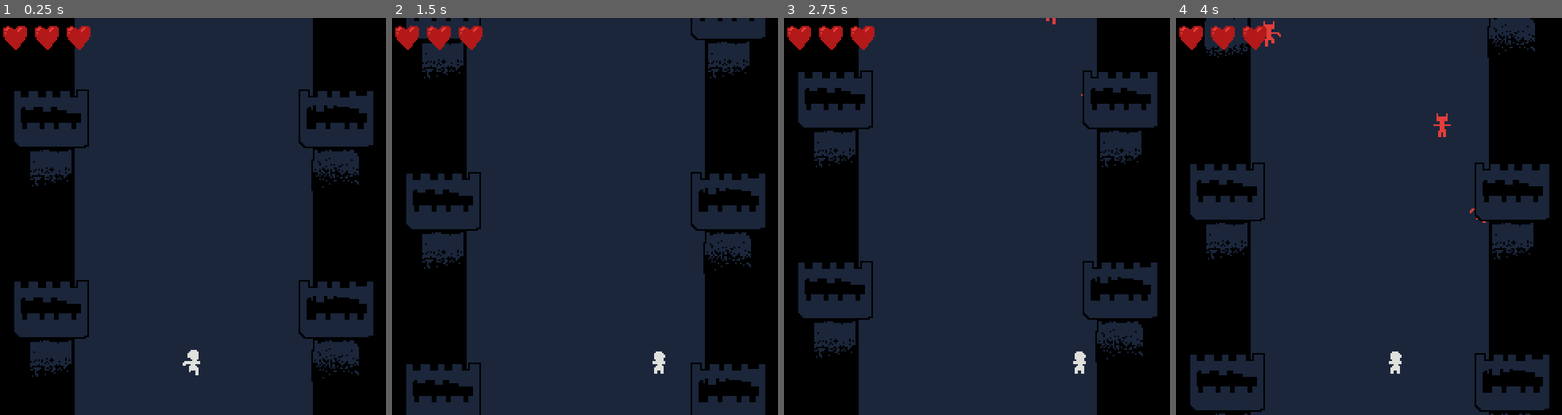
Above: before the commit, frames 1-4 (left to right).
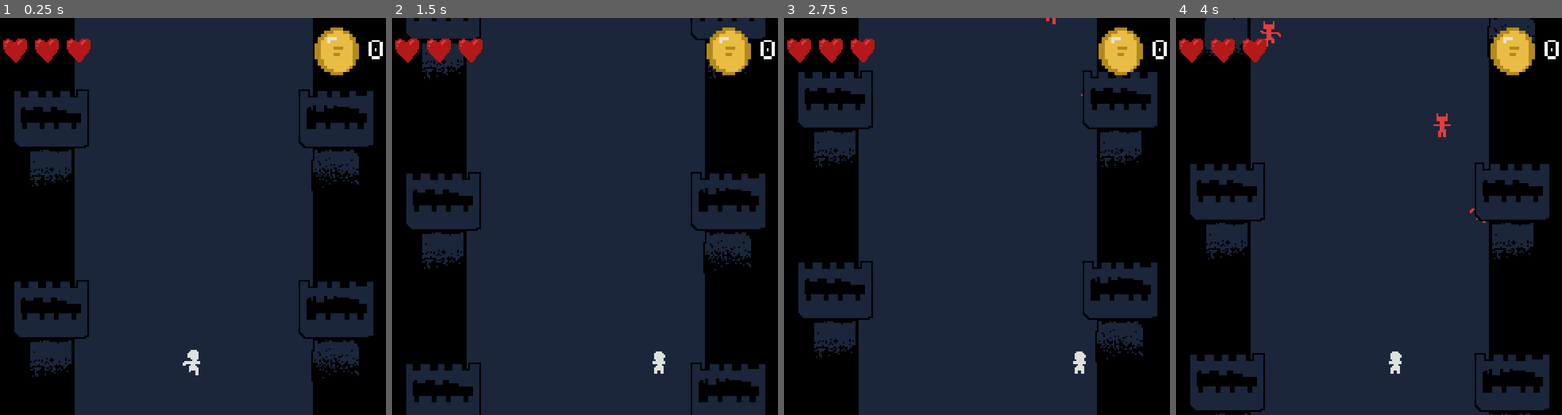
Above: after the commit, the same moments.

Repository: martindzejky/bridge-dungeon
Game: Godot game, scene res://main.tscn
Same seed, same stepped clock (60 frames per second), same inputs: the game is played once before the commit and once after it.
Inputs:
- Up to frame 1 (0.25 s): no input
- Up to frame 2 (1.5 s): hold D (right) 0.53-1.28 s; hold A (left) from 1.28 s (still down)
- Up to frame 3 (2.75 s): release A (left) at 2.03 s; hold D (right) from 2.03 s (still down)
- Up to frame 4 (4 s): release D (right) at 3.53 s; hold A (left) from 3.53 s (still down)

The runs differ from the first frame. In frame 1, 2.3% of the frame differs, in the area x 0-100%, y 2-15%; in frame 2, 2.3%; in frame 3, 2.3%; in frame 4, 2.3%.

Commit message:
coins and end ui

Diff:
--- a/autoload/state.gd
+++ b/autoload/state.gd
@@ -10,6 +10,9 @@
 
 # total distance run
 var distanceRun := 0.0
+
+var playerCoins := 0
+signal onPlayerCoinUpdate
 
 func _process(delta):
     playerSpeed += delta * 2.0
@@ -32,3 +35,7 @@
 
 func takePlayerHealth():
     updatePlayerHealth(playerHealth - 1)
+
+func addCoin():
+    playerCoins += 1
+    onPlayerCoinUpdate.emit()
--- /dev/null
+++ b/ui/coins.gd
@@ -0,0 +1,8 @@
+extends HBoxContainer
+
+func _ready():
+    GlobalState.onPlayerCoinUpdate.connect(updateCoins)
+    updateCoins()
+
+func updateCoins():
+    $text.text = str(GlobalState.playerCoins)
--- /dev/null
+++ b/ui/coins.tscn
@@ -0,0 +1,20 @@
+[gd_scene load_steps=3 format=3 uid="uid://c8ry4fga0b0kl"]
+
+[ext_resource type="Script" path="res://ui/coins.gd" id="1_kpwxj"]
+[ext_resource type="Texture2D" uid="uid://by8kda7wtnn6b" path="res://sprites/coin.png" id="2_wvokg"]
+
+[node name="coins" type="HBoxContainer"]
+theme_override_constants/separation = 4
+script = ExtResource("1_kpwxj")
+
+[node name="icon" type="TextureRect" parent="."]
+custom_minimum_size = Vector2(32, 32)
+layout_mode = 2
+size_flags_horizontal = 4
+size_flags_vertical = 4
+texture = ExtResource("2_wvokg")
+
+[node name="text" type="Label" parent="."]
+layout_mode = 2
+size_flags_horizontal = 4
+text = "0"
--- a/ui/ui.tscn
+++ b/ui/ui.tscn
@@ -1,6 +1,16 @@
-[gd_scene load_steps=2 format=3 uid="uid://cm314qd0ikf8r"]
+[gd_scene load_steps=7 format=3 uid="uid://cm314qd0ikf8r"]
 
 [ext_resource type="PackedScene" uid="uid://dxybh7ybfi4li" path="res://ui/hearts.tscn" id="1_58neh"]
+[ext_resource type="PackedScene" uid="uid://c8ry4fga0b0kl" path="res://ui/coins.tscn" id="2_6talx"]
+[ext_resource type="Texture2D" uid="uid://cns17vwcxmgwe" path="res://sprites/player.png" id="2_wwd8o"]
+[ext_resource type="Texture2D" uid="uid://by8kda7wtnn6b" path="res://sprites/coin.png" id="3_vbwm0"]
+
+[sub_resource type="StyleBoxFlat" id="StyleBoxFlat_v3k35"]
+bg_color = Color(0, 0, 0, 1)
+
+[sub_resource type="AtlasTexture" id="AtlasTexture_ioqgx"]
+atlas = ExtResource("2_wwd8o")
+region = Rect2(32, 0, 16, 16)
 
 [node name="ui" type="CanvasLayer"]
 
@@ -11,33 +21,101 @@
 anchor_bottom = 1.0
 grow_horizontal = 2
 grow_vertical = 2
+
+[node name="bar" type="Control" parent="full"]
+layout_mode = 1
+anchors_preset = 10
+anchor_right = 1.0
+grow_horizontal = 2
+
+[node name="margin" type="MarginContainer" parent="full/bar"]
+layout_mode = 1
+anchors_preset = 10
+anchor_right = 1.0
+offset_bottom = 40.0
+grow_horizontal = 2
+theme_override_constants/margin_left = 4
+theme_override_constants/margin_top = 4
+theme_override_constants/margin_right = 4
+theme_override_constants/margin_bottom = 4
+
+[node name="bar" type="HBoxContainer" parent="full/bar/margin"]
+layout_mode = 2
+size_flags_vertical = 4
+
+[node name="hearts" parent="full/bar/margin/bar" instance=ExtResource("1_58neh")]
+layout_mode = 2
 size_flags_horizontal = 4
 size_flags_vertical = 4
 
-[node name="top" type="VBoxContainer" parent="full"]
+[node name="space" type="Control" parent="full/bar/margin/bar"]
+layout_mode = 2
+size_flags_horizontal = 3
+
+[node name="coins" parent="full/bar/margin/bar" instance=ExtResource("2_6talx")]
+layout_mode = 2
+size_flags_horizontal = 4
+size_flags_vertical = 4
+
+[node name="end" type="Panel" parent="full" groups=["end"]]
+visible = false
 layout_mode = 1
 anchors_preset = 15
 anchor_right = 1.0
 anchor_bottom = 1.0
 grow_horizontal = 2
 grow_vertical = 2
+theme_override_styles/panel = SubResource("StyleBoxFlat_v3k35")
 
-[node name="margin" type="MarginContainer" parent="full/top"]
-layout_mode = 2
+[node name="margin" type="MarginContainer" parent="full/end"]
+layout_mode = 1
+anchors_preset = 15
+anchor_right = 1.0
+anchor_bottom = 1.0
+grow_horizontal = 2
+grow_vertical = 2
 theme_override_constants/margin_left = 4
 theme_override_constants/margin_top = 4
 theme_override_constants/margin_right = 4
 theme_override_constants/margin_bottom = 4
 
-[node name="bar" type="HBoxContainer" parent="full/top/margin"]
+[node name="center" type="CenterContainer" parent="full/end/margin"]
 layout_mode = 2
+
+[node name="menu" type="VBoxContainer" parent="full/end/margin/center"]
+layout_mode = 2
+theme_override_constants/separation = 4
+
+[node name="distance" type="HBoxContainer" parent="full/end/margin/center/menu"]
+layout_mode = 2
+size_flags_horizontal = 0
 size_flags_vertical = 4
+theme_override_constants/separation = 4
 
-[node name="hearts" parent="full/top/margin/bar" instance=ExtResource("1_58neh")]
+[node name="icon" type="TextureRect" parent="full/end/margin/center/menu/distance"]
+custom_minimum_size = Vector2(32, 32)
 layout_mode = 2
 size_flags_horizontal = 4
 size_flags_vertical = 4
+texture = SubResource("AtlasTexture_ioqgx")
 
-[node name="space" type="Control" parent="full/top/margin/bar"]
+[node name="text" type="Label" parent="full/end/margin/center/menu/distance"]
 layout_mode = 2
-size_flags_horizontal = 3
+text = "100m"
+
+[node name="coins" type="HBoxContainer" parent="full/end/margin/center/menu"]
+layout_mode = 2
+size_flags_horizontal = 0
+size_flags_vertical = 4
+theme_override_constants/separation = 4
+
+[node name="icon" type="TextureRect" parent="full/end/margin/center/menu/coins"]
+custom_minimum_size = Vector2(32, 32)
+layout_mode = 2
+size_flags_horizontal = 4
+size_flags_vertical = 4
+texture = ExtResource("3_vbwm0")
+
+[node name="text" type="Label" parent="full/end/margin/center/menu/coins"]
+layout_mode = 2
+text = "3"
Binary file added: sprites/coin.aseprite
Binary file added: sprites/coin.png
Not shown, added: sprites/coin.png.import
